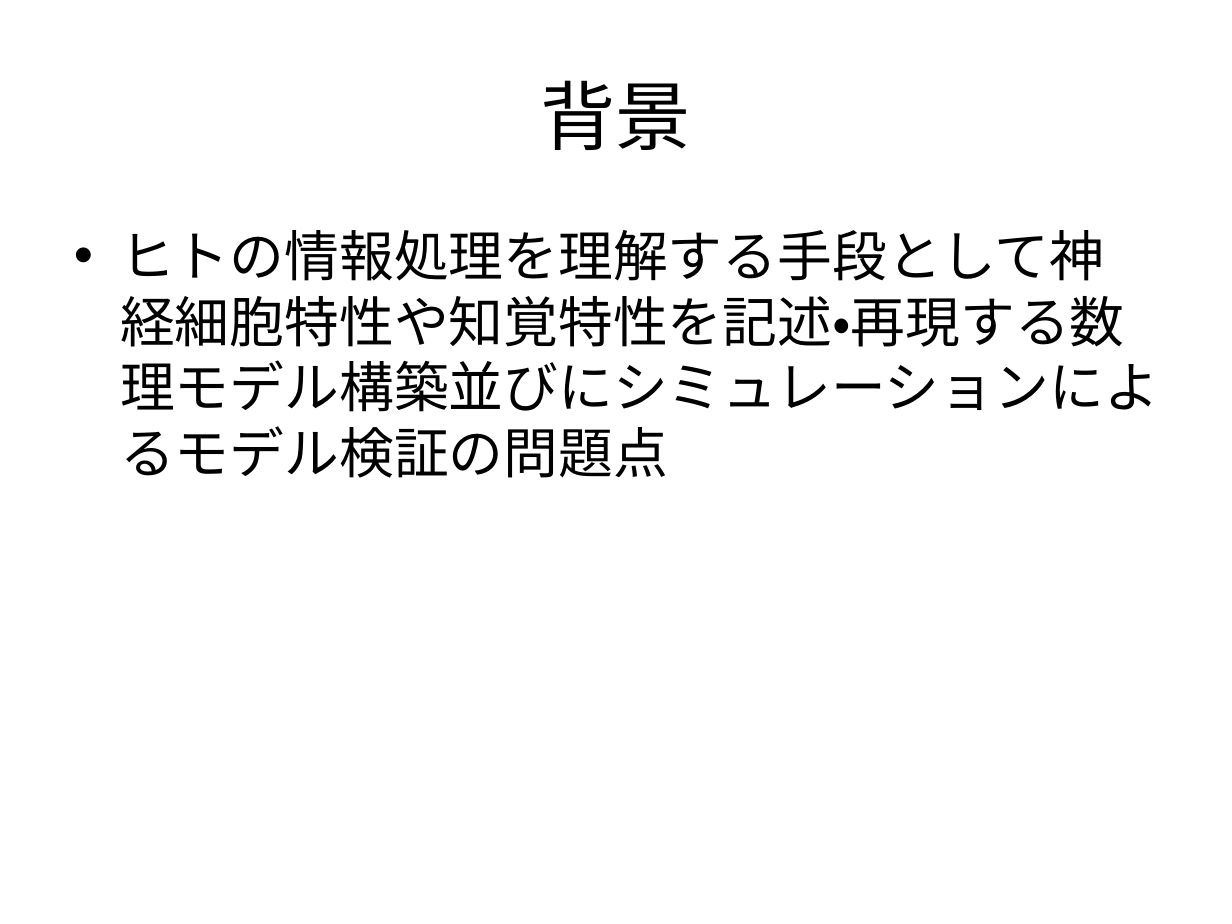
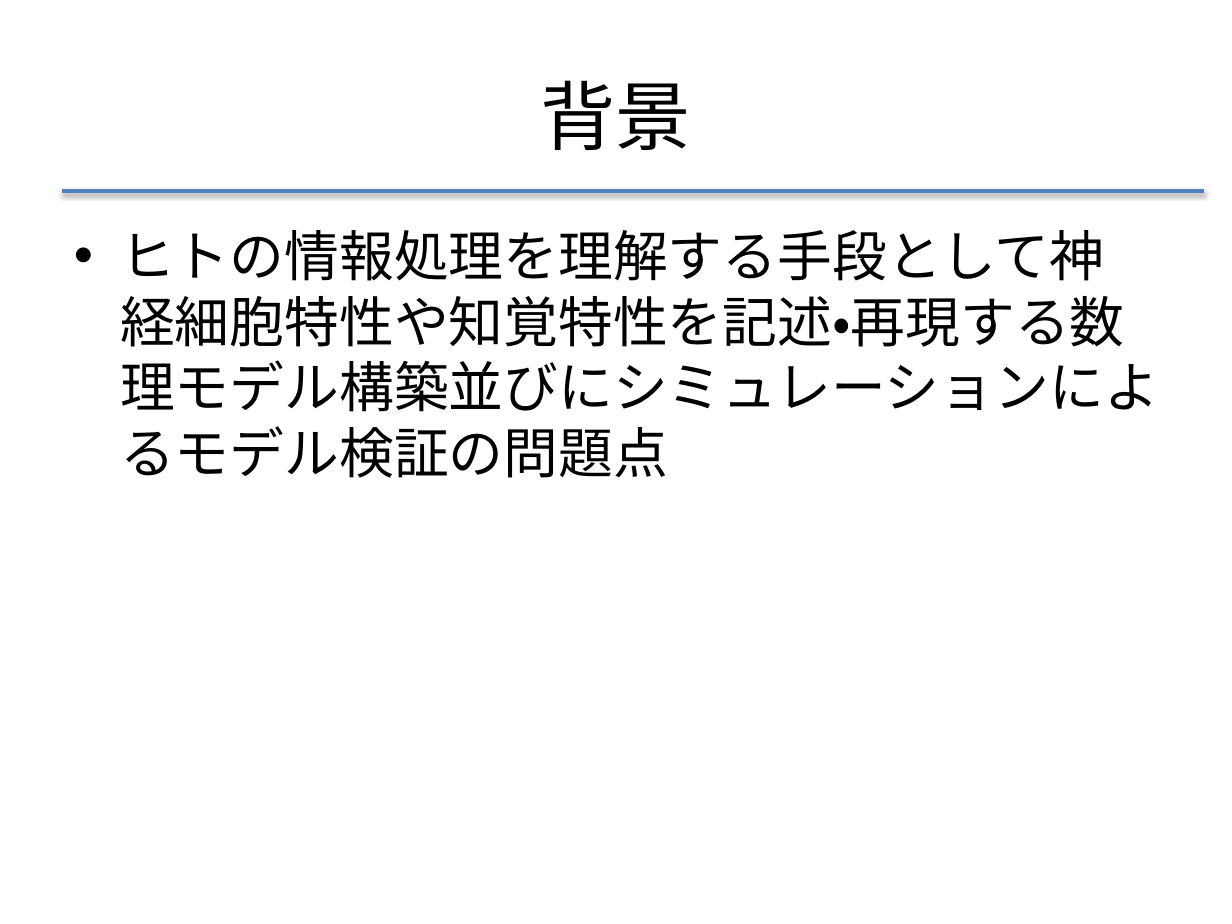
Before and after one commit to f-akazawa/akaz_uecdevelop, a slide deck: slide 3 of doc/中間発表資料.pptx (slide 2 before the commit). Drawn at 1232x924 pixels with LibreOffice and Linux fonts; fonts in the diff are those of the drawing. Boxes give left, top, right and bottom in pixels: in the first picture for what was removed or moved away, otherwise in the second. Text is boxed around its words. In the diff, an @@ line names an element or a change of style, - is before the commit and + after.

```diff
--- a/doc/中間発表資料.pptx
+++ b/doc/中間発表資料.pptx
@@ line added from (62, 191) to (1204, 191), #4F81BD 2 pt @@
```
Also in this commit, not shown: 17 other slides changed, 1 slide added.
